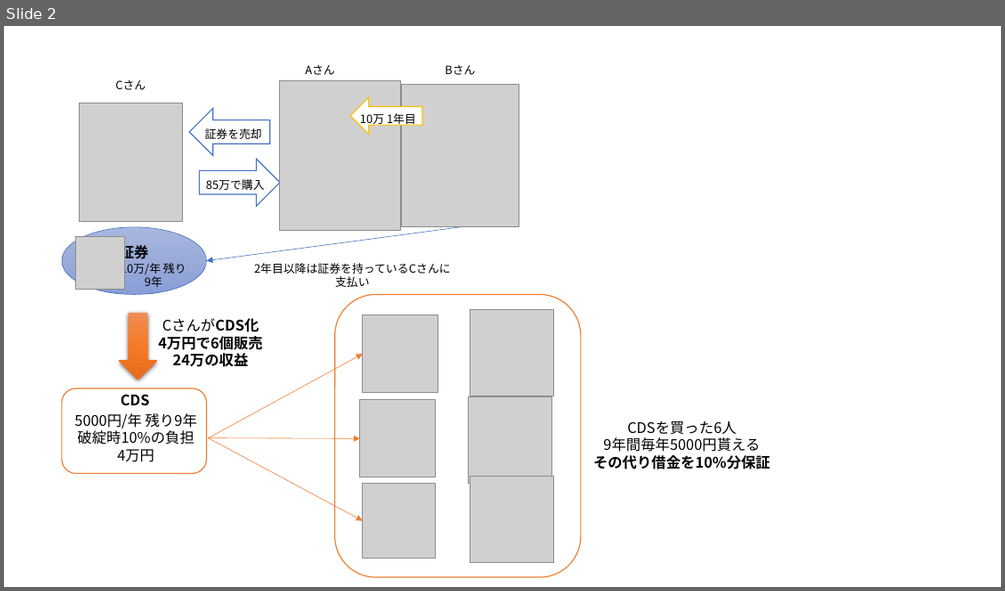
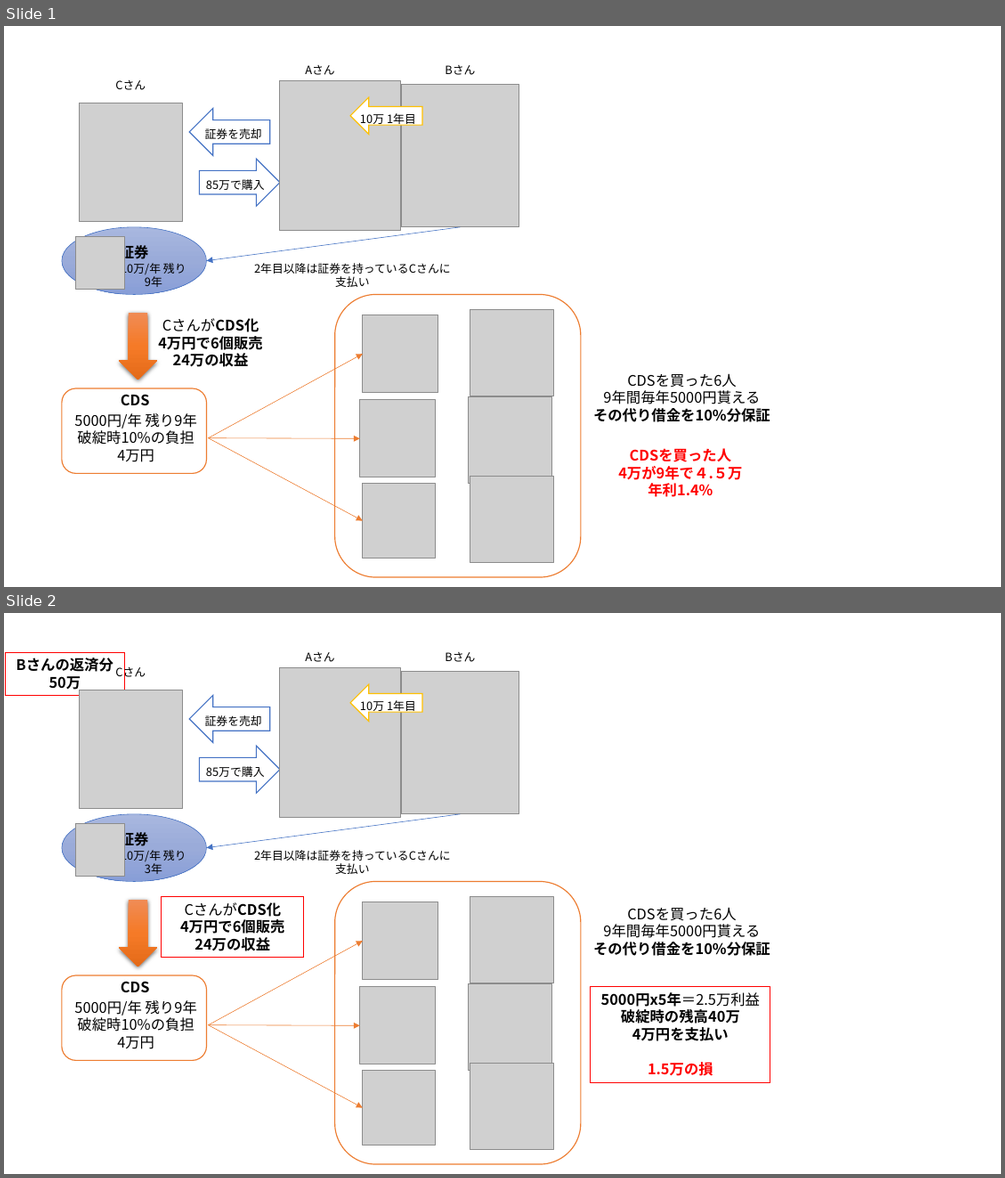
Before and after one commit to gitpitch/myslide, a slide deck: 2018xxxx_2008-financial-crisis/図作成用.pptx. Shown one above the other, each under a label of ours: slide 2 before the commit, slides 1 and 2 after it. The pictures are 1005x591 and 1005x1178 pixels, drawn with LibreOffice and Linux fonts; fonts in the diff are those of the drawing; grey boxes stand for pictures. Boxes give left, top, right and bottom in pixels: in the first picture for what was removed or moved away, otherwise in the second. Text is boxed around its words. In the diff, an @@ line names an element or a change of style, - is before the commit and + after.

```diff
--- a/2018xxxx_2008-financial-crisis/図作成用.pptx
+++ b/2018xxxx_2008-financial-crisis/図作成用.pptx
@@ slide 2 added at box(4, 613, 1001, 1174), background #FFFFFF @@
@@ group added at box(6, 652, 519, 957): 8 texts, 4 pictures, 3 right arrows, 2 rectangles, 1 ellipse, 1 arrow @@
+証券
+Aさん
+Bさん
+10万 1年目
+10万/年 残り3年
+2年目以降は証券を持っているCさんに支払い
+CさんがCDS化
+4万円で6個販売
+24万の収益
+Bさんの返済分
+50万
+Cさん
+証券を売却
+85万で購入
@@ down arrow added at box(119, 900, 157, 966), fill gradient #F18C57 to #F67B28 to #E56C19 @@
@@ rounded rectangle added at box(334, 882, 581, 1164), outline #ED7D31 1 pt @@
@@ picture added at box(363, 901, 438, 980) @@
@@ picture added at box(469, 897, 554, 983) @@
@@ text added at box(593, 907, 770, 956), 14 pt, text #000000 @@
+CDSを買った6人
+9年間毎年5000円貰える
+その代り借金を10%分保証
@@ arrow added from (208, 1025) to (363, 941), #ED7D31 0.5 pt @@
@@ rounded rectangle added at box(62, 976, 207, 1061), fill #FFFFFF, outline #ED7D31 1 pt @@
@@ text added at box(121, 981, 150, 993), 14 pt, text #000000, bold @@
+CDS
@@ picture added at box(469, 984, 552, 1070) @@
@@ text added at box(74, 1000, 197, 1049), 14 pt, text #000000 @@
+5000円/年 残り9年
+破綻時10%の負担
+4万円
@@ picture added at box(360, 987, 436, 1064) @@
@@ rectangle added at box(591, 987, 770, 1083), outline #FF0000 0.75 pt, 14 pt, text #000000, bold @@
+5000円x5年＝2.5万利益
+破綻時の残高40万
+4万円を支払い
+1.5万の損
@@ arrow added from (208, 1025) to (360, 1026), #ED7D31 0.5 pt @@
@@ arrow added from (208, 1025) to (363, 1107), #ED7D31 0.5 pt @@
@@ picture added at box(469, 1063, 554, 1149) @@
@@ picture added at box(363, 1070, 436, 1145) @@
@@ what was slide 2 is now slide 1 @@
@@ slide 1 changed as well @@
@@ text "CDSを買った6人 9年間毎年5000円貰える": place and size @@
-text "CDSを買った6人 9年間毎年5000円貰える" at box(593, 420, 770, 469)
+text "CDSを買った6人 9年間毎年5000円貰える" at box(593, 373, 770, 422)
@@ text added at box(618, 448, 742, 497), 14 pt, text #FF0000, bold @@
+CDSを買った人
+4万が9年で４.５万
+年利1.4%
```
Also in this commit, not shown: 1 slide removed, 4 other files.
